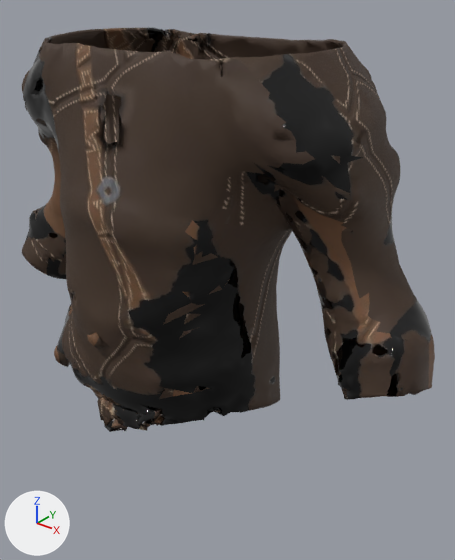
The glTF model hollowmere/Assets/Resources/Gear/Fitted/leather/t2_chest.glb: old version first, new version second.
Rendered twice from a camera (50 mm lens) standing at (0.635, -0.668, 1.572) and looking at (0.071, 0.037, 1.135). The lights are fixed; the arrows at lower left show +X, +Y and +Z. The picture after the commit comes second. Vertices at exactly the same position are counted once.

The scene before the commit, as lines of its bpy script (objects in view):
```python
me_chest_t2 = bpy.data.meshes.new('chest_t2')
me_chest_t2.from_pydata(...)  # 7556 vertices, 15154 faces; spans x -0.419..0.412, y -0.183..0.187, z 0.897..1.491
me_chest_t2.materials.append(mat_leather_t2_chest)
ob_chest_t2 = bpy.data.objects.new('chest_t2', me_chest_t2)
ob_chest_t2.location = (0.0, 0.0, 0.0)
```
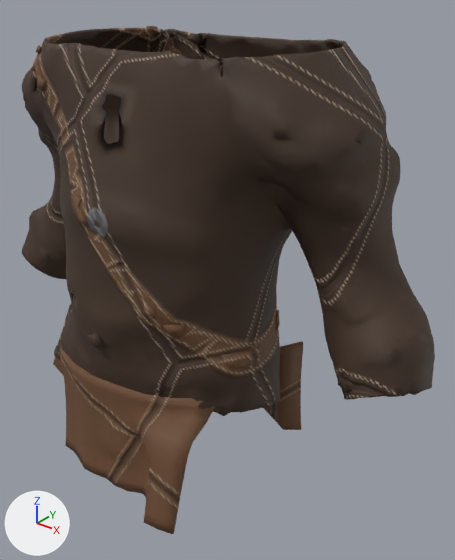
What differs and where, as boxes [x1, y1, x2, y2] in the pictures (455 x 560 px):
'chest_t2', reshaped (25% taller): before [22, 27, 435, 432]; after [22, 26, 435, 534]
part 1 of me_chest_t2, added (brown): after [53, 303, 303, 534]
part 2 of me_chest_t2, added: after [32, 45, 47, 91]
part 3 of me_chest_t2, added: after [72, 194, 89, 227]
part 4 of me_chest_t2, surface changed: before [22, 27, 435, 432]; after [22, 27, 435, 416]

The change, as a list of edits to the scene's bpy script:
```text
Change me_chest_t2:
    used by ob_chest_t2; location = (0.0, 0.0, 0.0)
    remove me_chest_t2.from_pydata(...)  # 7556 vertices, 15154 faces; spans x -0.419..0.412, y -0.183..0.187, z 0.897..1.491
    add me_chest_t2.from_pydata(...)  # 8352 vertices, 16698 faces; spans x -0.419..0.412, y -0.203..0.189, z 0.829..1.492
    me_chest_t2 part 1: 728 vertices added at x -0.175..0.179, y -0.203..0.154, z 0.829..1.177
    me_chest_t2 part 2: 30 vertices added at x -0.187..-0.139, y -0.11..-0.076, z 1.422..1.479
    me_chest_t2 part 3: 18 vertices added at x -0.041..-0.003, y -0.169..-0.153, z 1.269..1.304
    me_chest_t2 part 4: 14672 kept faces spanning x -0.419..0.412, y -0.183..0.185, z 0.897..1.491 get new texture (UV) coordinates
    other edits to the shape of me_chest_t2 do not show in these pictures
```
